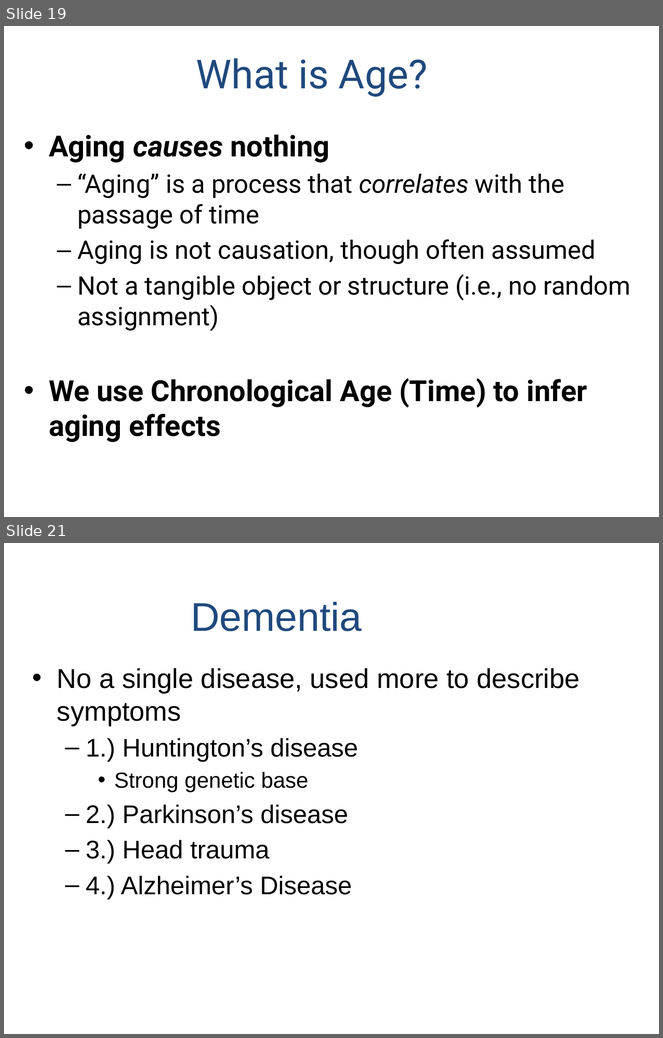
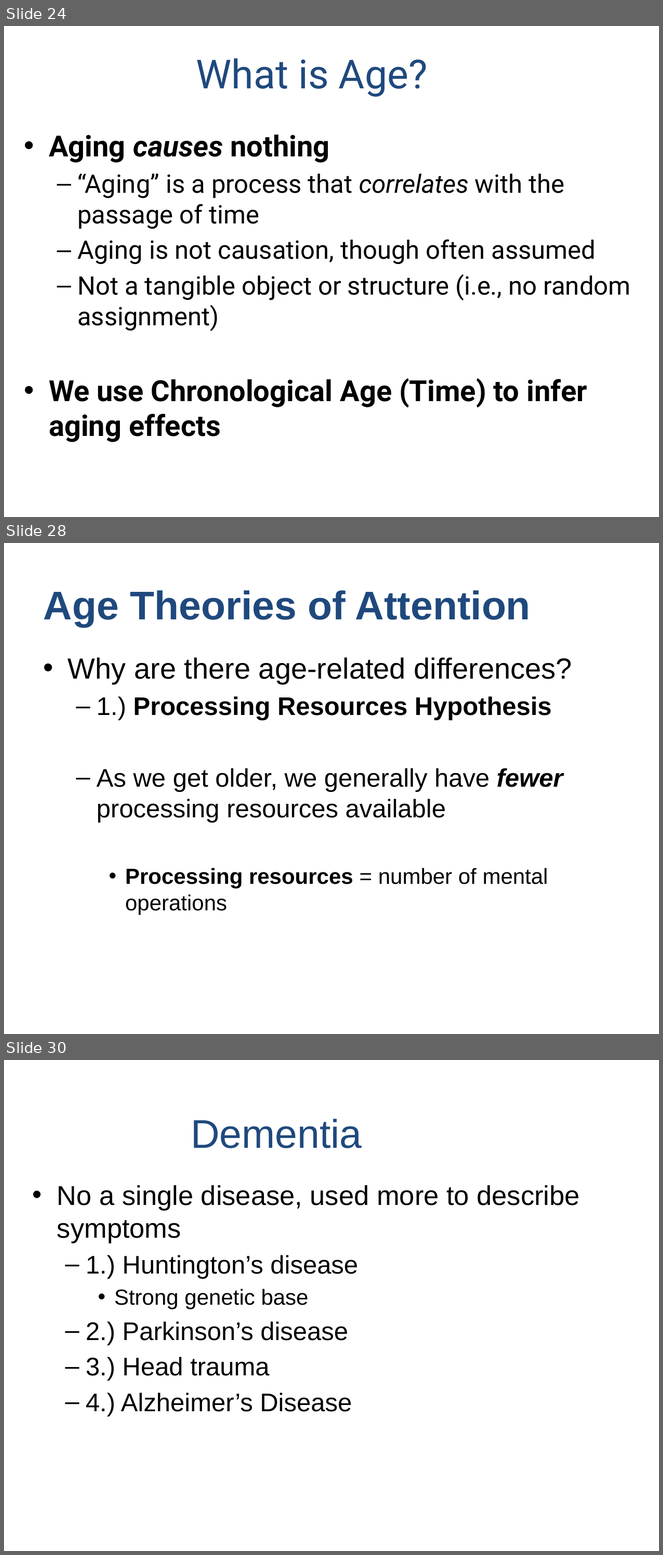
Before and after one commit to npm27/Teaching-Materials, a slide deck: Memory/Slides/Chapter 10.PPTX. Shown one above the other, each under a label of ours: slides 19 and 21 before the commit, slides 24, 28 and 30 after it; the slides between them are not shown. The pictures are 663x1038 and 663x1555 pixels, drawn with LibreOffice and Linux fonts; fonts in the diff are those of the drawing. Boxes give left, top, right and bottom in pixels: in the first picture for what was removed or moved away, otherwise in the second. Text is boxed around its words. In the diff, an @@ line names an element or a change of style, - is before the commit and + after.

```diff
--- a/Memory/Slides/Chapter 10.PPTX
+++ b/Memory/Slides/Chapter 10.PPTX
@@ slide 28 added at [4,543,659,1034], background #FFFFFF @@
@@ title added at [44,590,531,627], 44 pt, text #1F497D, bold @@
+Age Theories of Attention
@@ text added at [68,657,572,915], 28 pt, text #000000 @@
+• Why are there age-related differences?
+  – 1.) Processing Resources Hypothesis
+  – As we get older, we generally have fewer processing resources available
+    • Processing resources = number of mental operations
@@ what was slide 19 is now slide 24 @@
@@ what was slide 21 is now slide 30 @@
```
Also in this commit, not shown: 3 slides changed, 10 other slides added.
